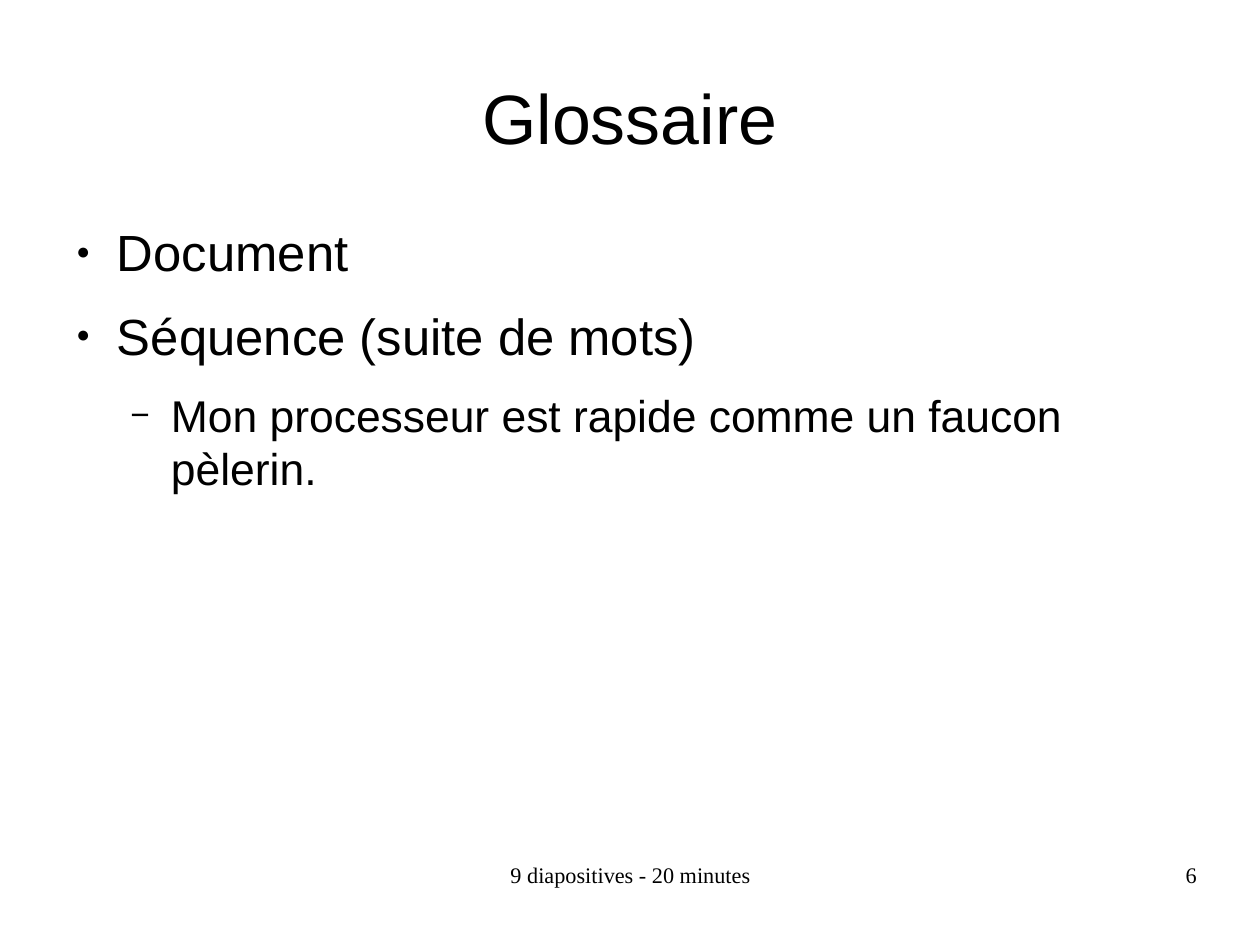
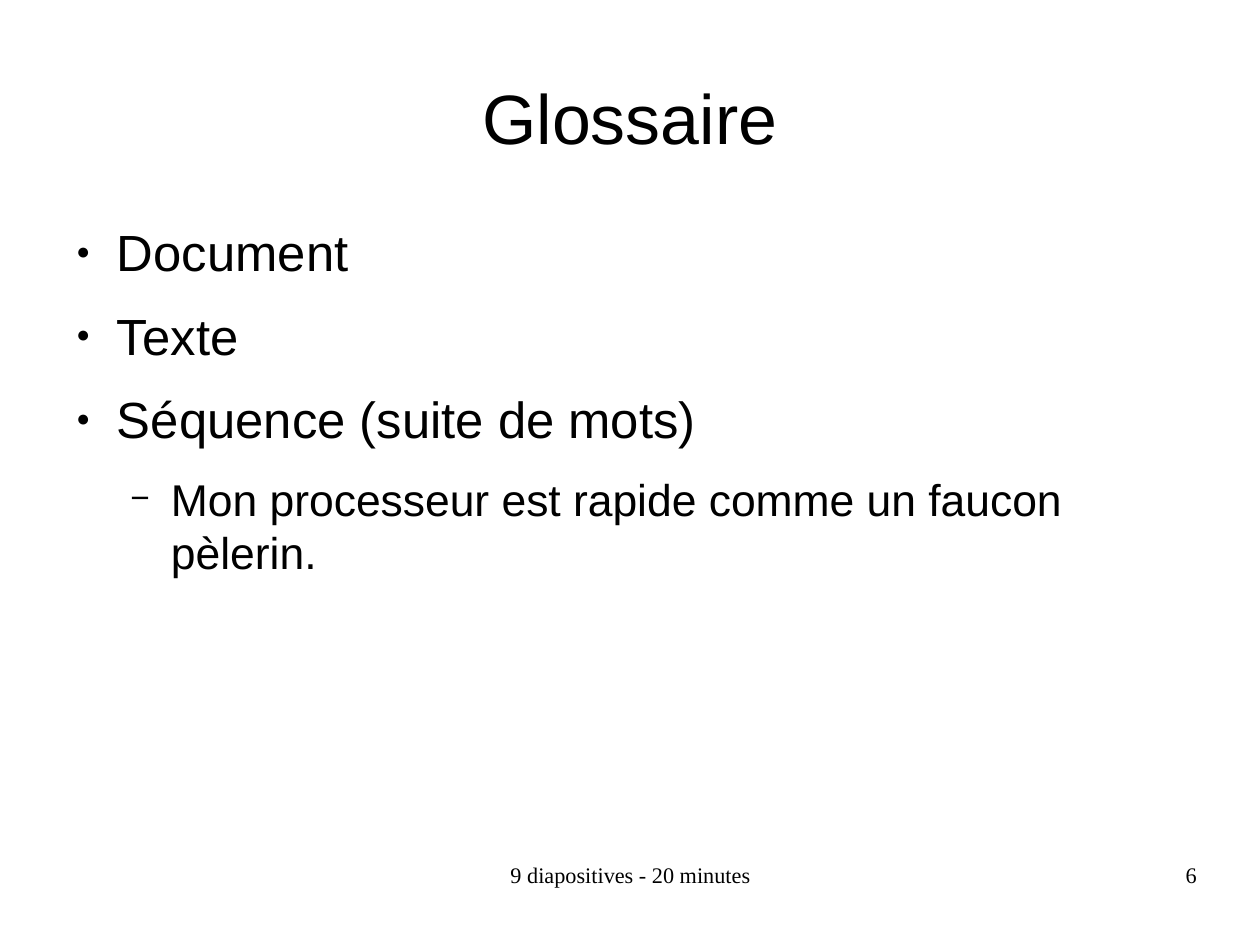
Before and after one commit to sebhtml/opencode.ca, a slide deck: slide 6 of 2016-03-29-XXIX/opencode-2016-03-29-sebhtml-dynamic-programming-lisp.odp. Drawn at 1260x945 pixels with LibreOffice and Linux fonts; fonts in the diff are those of the drawing. Boxes give left, top, right and bottom in pixels: in the first picture for what was removed or moved away, otherwise in the second. Text is boxed around its words. In the diff, an @@ line names an element or a change of style, - is before the commit and + after.

```diff
--- a/2016-03-29-XXIX/opencode-2016-03-29-sebhtml-dynamic-programming-lisp.odp
+++ b/2016-03-29-XXIX/opencode-2016-03-29-sebhtml-dynamic-programming-lisp.odp
@@ text at (117, 320, 238, 356): paragraph added @@
+● Texte
```
Also in this commit, not shown: 3 other slides changed, 2 slides added, 2 other files.
